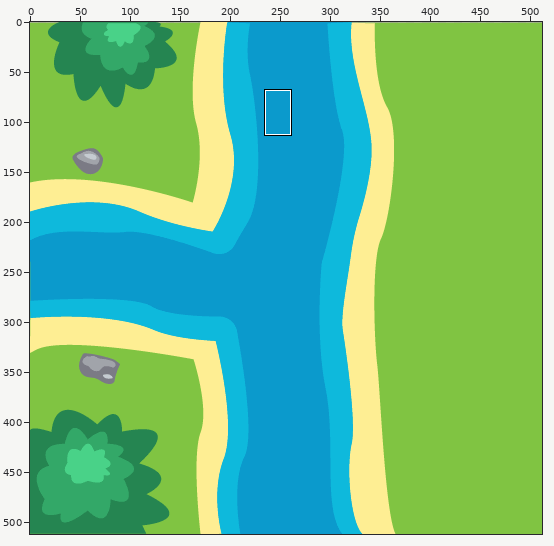
File history of a sprite sheet, azulejos/tile4.png. The first picture is a wide view before the edit; the outline marks the close-up.
Close-up. First the earlier version:
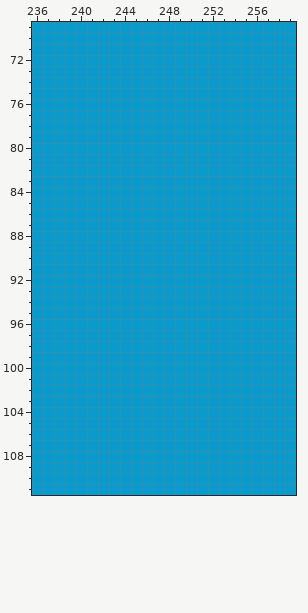
The file is 512x512 pixels. Colours within 5 levels of each other are drawn and written as one. Shown: x 236..259, y 69..111. The commit also changed other parts of the picture, which this record leaves out.
After the commit:
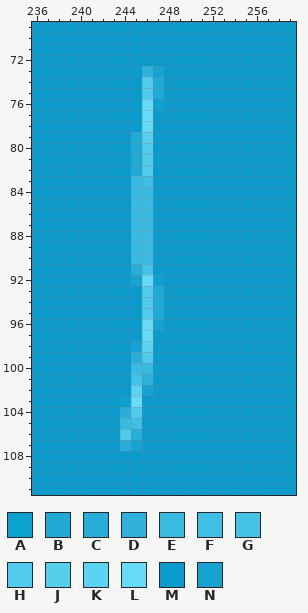
Palette (. is transparent): A #0ca2d0  B #22aad6  C #28aed9  D #2eb2db  E #39bbe1  F #3fbfe3  G #45c3e6  H #50cbeb  J #56cfed  K #5cd3f0  L #67dbf5  M #0b9acc  N #17a2d1
The exact change:
Colour A replaces colour M in row 76 at x 247; in row 92 at x 247; in row 103 at x 244.
Colour B replaces colour M in rows 74 to 75 at x 247; in rows 79 to 82 at x 245; in rows 93 to 95 at x 247.
Colour C replaces colour M in row 91 at x 245; in row 99 at x 245; in row 104 at x 244; in row 106 at x 245; in row 107 at x 244.
Colour D replaces colour M in row 73 at x 246; in row 101 at x 246.
Colour E replaces colour M in row 83 at x 245; in rows 84 to 90 at x 245 to 246; in row 100 at x 245 to 246; in row 105 at x 244.
Colour F replaces colour M in row 83 at x 246; in row 105 at x 245.
Colour G replaces colour M in row 91 at x 246; in row 101 at x 245.
Colour H replaces colour M in rows 74 to 75 at x 246; in rows 80 to 82 at x 246; in rows 93 to 95 at x 246; in row 99 at x 246; in row 104 at x 245; in row 106 at x 244.
Colour J replaces colour M in row 79 at x 246.
Colour K replaces colour M in row 98 at x 246; in row 102 at x 245.
Colour L replaces colour M in rows 76 to 78 at x 246; in row 92 at x 246; in rows 96 to 97 at x 246; in row 103 at x 245.
Colour N replaces colour M in row 73 at x 247; in row 92 at x 245; in row 96 at x 247; in row 98 at x 245; in row 102 at x 246; in row 107 at x 245.
